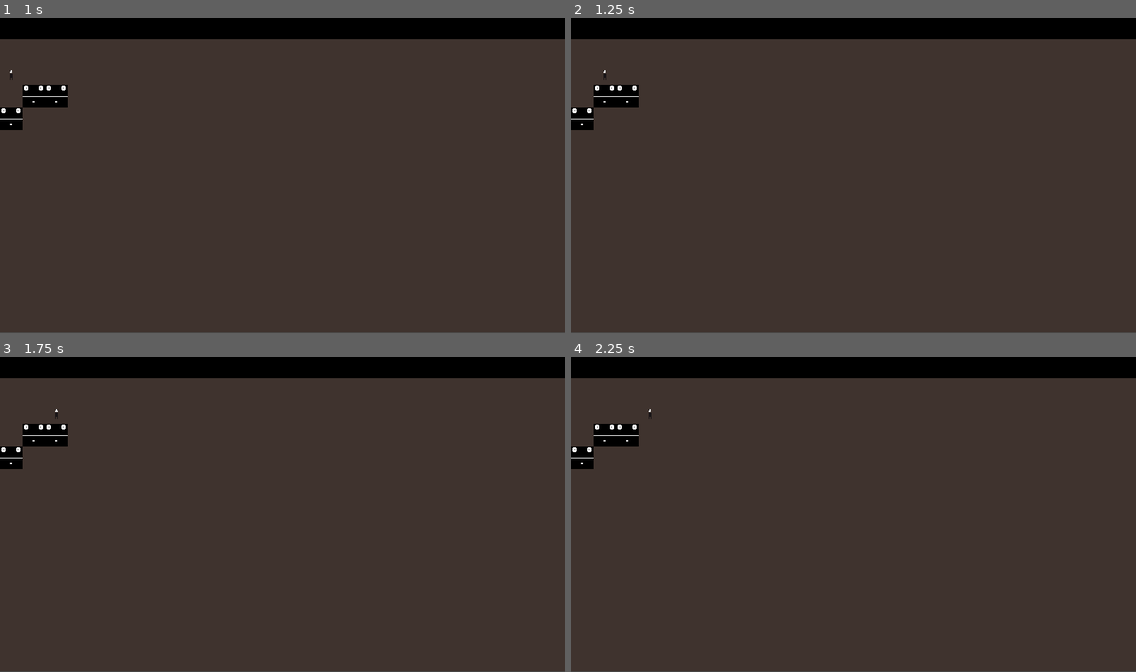
Above: before the commit, frames 1-4 (two rows, left to right).
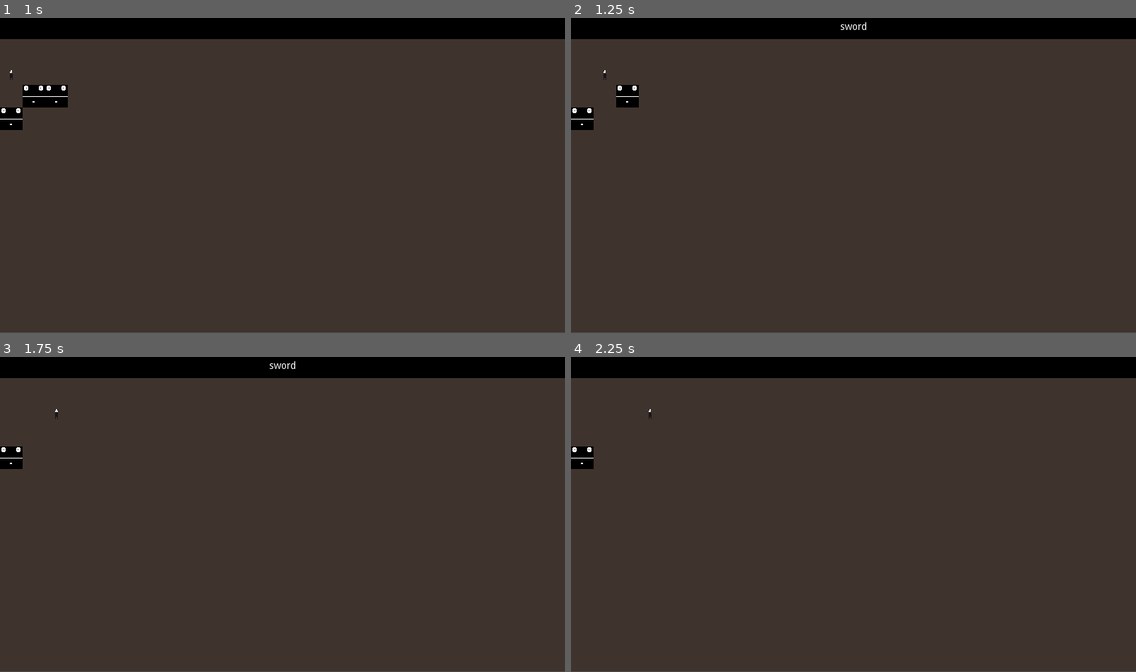
Above: after the commit, the same moments.

Repository: Academia-Team/Academia-Fall-of-the-Citadel
Game: Godot game, scene res://scene/gamescr.tscn
The game is run twice, just before and just after one commit, with the same random seed, the same clock (stepped at 60 frames per second) and the same inputs.
Inputs:
- Up to frame 1 (1 s): tap Enter at 0.5 s; hold Right (move_right) from 0.53 s (still down); tap Space (action) at 0.6 s
- Up to frame 2 (1.25 s): keep holding Right (move_right)
- Up to frame 3 (1.75 s): release Right (move_right) at 1.28 s; hold Down (move_down) from 1.28 s (still down); tap Ctrl (stay) at 1.35 s
- Up to frame 4 (2.25 s): tap Space (action) at 2, 2.1 s; release Down (move_down) at 2.03 s; hold Right (move_right) from 2.03 s (still down)

Frame 1 is identical in both runs. In frame 2, 0.3% of the frame differs, in the area x 4-53%, y 1-29%; in frame 3, 0.6%; in frame 4, 0.6%.

Commit message:
Add collision boxes surrounding the player
For targeting with a sword.

Diff:
--- a/scene/player.tscn
+++ b/scene/player.tscn
@@ -1,9 +1,21 @@
-[gd_scene load_steps=4 format=2]
+[gd_scene load_steps=8 format=2]
 
 [ext_resource path="res://asset/Player_SOUTH.png" type="Texture" id=1]
 [ext_resource path="res://scene/player.gd" type="Script" id=2]
 
 [sub_resource type="RectangleShape2D" id=1]
+extents = Vector2( 15, 15 )
+
+[sub_resource type="RectangleShape2D" id=2]
+extents = Vector2( 15, 15 )
+
+[sub_resource type="RectangleShape2D" id=3]
+extents = Vector2( 15, 15 )
+
+[sub_resource type="RectangleShape2D" id=4]
+extents = Vector2( 15, 15 )
+
+[sub_resource type="RectangleShape2D" id=5]
 extents = Vector2( 15, 15 )
 
 [node name="player" type="Area2D"]
@@ -25,5 +37,21 @@
 wait_time = 0.2
 one_shot = true
 
+[node name="right_collisionbox" type="CollisionShape2D" parent="."]
+position = Vector2( 45, 15 )
+shape = SubResource( 2 )
+
+[node name="left_collisionbox" type="CollisionShape2D" parent="."]
+position = Vector2( -15, 15 )
+shape = SubResource( 3 )
+
+[node name="top_collisionbox" type="CollisionShape2D" parent="."]
+position = Vector2( 15, -15 )
+shape = SubResource( 4 )
+
+[node name="bottom_collisionbox" type="CollisionShape2D" parent="."]
+position = Vector2( 15, 45 )
+shape = SubResource( 5 )
+
 [connection signal="area_entered" from="." to="." method="_on_player_area_entered"]
 [connection signal="timeout" from="move_timer" to="." method="_on_move_timer_timeout"]
